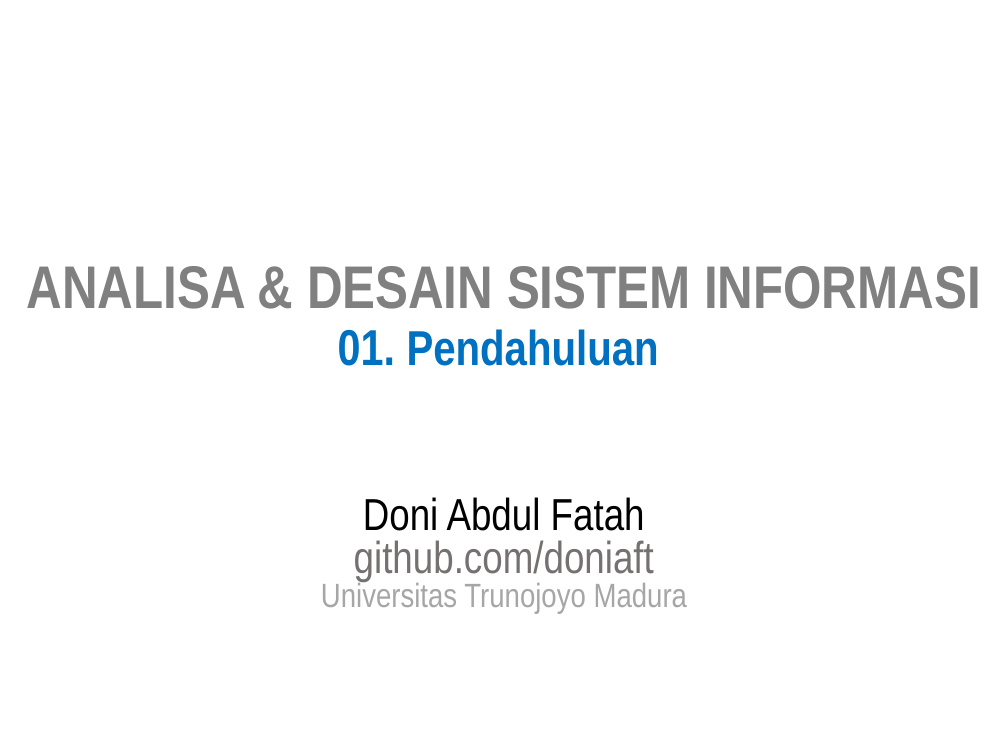
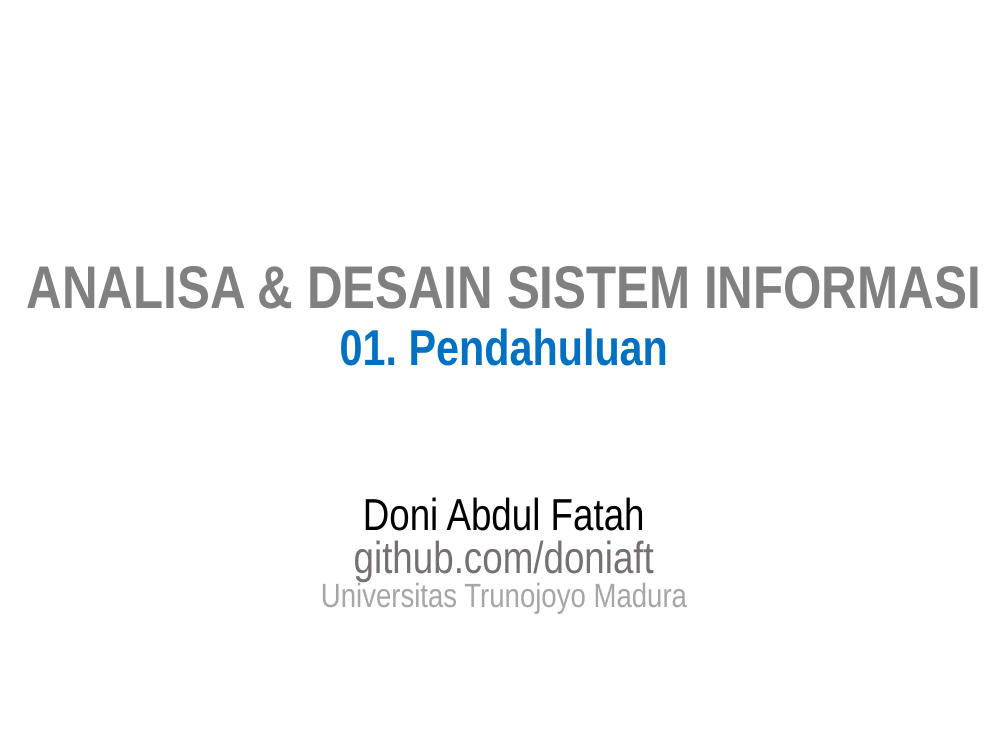
Before and after one commit to doniaft/Analisa-Desain-Sistem-Informasi, a slide deck: slide 1 of 1. Bahan Ajar/01. ADSI - Pendahuluan.pptx. Drawn at 1008x756 pixels with LibreOffice and Linux fonts; fonts in the diff are those of the drawing. Boxes give left, top, right and bottom in pixels: in the first picture for what was removed or moved away, otherwise in the second. Text is boxed around its words. In the diff, an @@ line names an element or a change of style, - is before the commit and + after.

```diff
--- a/1. Bahan Ajar/01. ADSI - Pendahuluan.pptx
+++ b/1. Bahan Ajar/01. ADSI - Pendahuluan.pptx
@@ title "ANALISA & DESAIN SISTEM INFORMASI ..." at (x1=27, y1=266, x2=981, y2=366): size 35 to 36 pt in "Pendahuluan" @@
```
Also in this commit, not shown: 9 other slides changed, 1 slide added, 16 slides removed, 1 other file.
